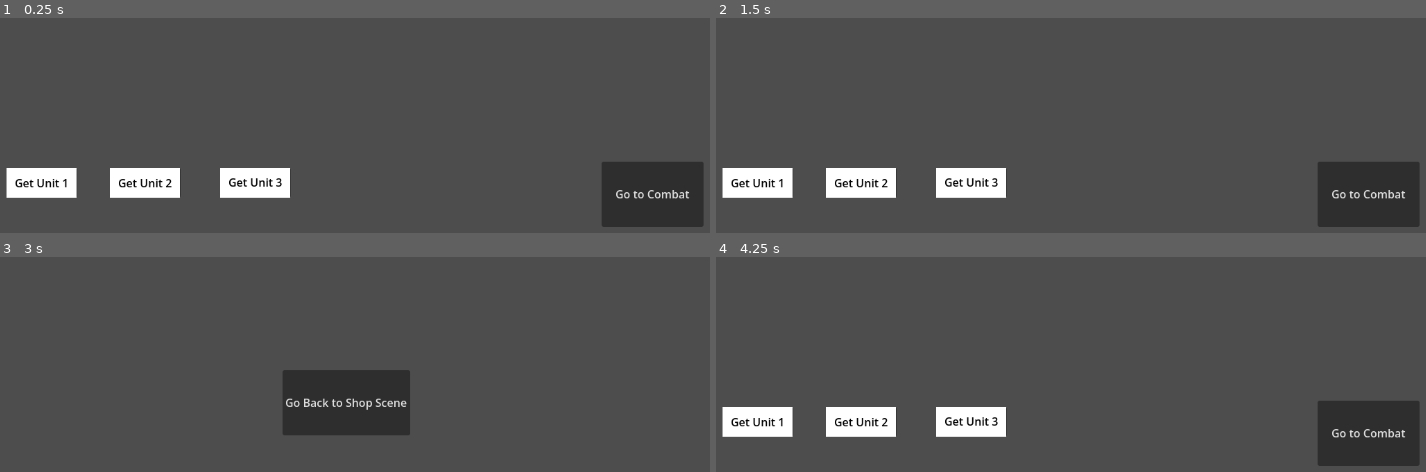
Above: before the commit, frames 1-4 (two rows, left to right).
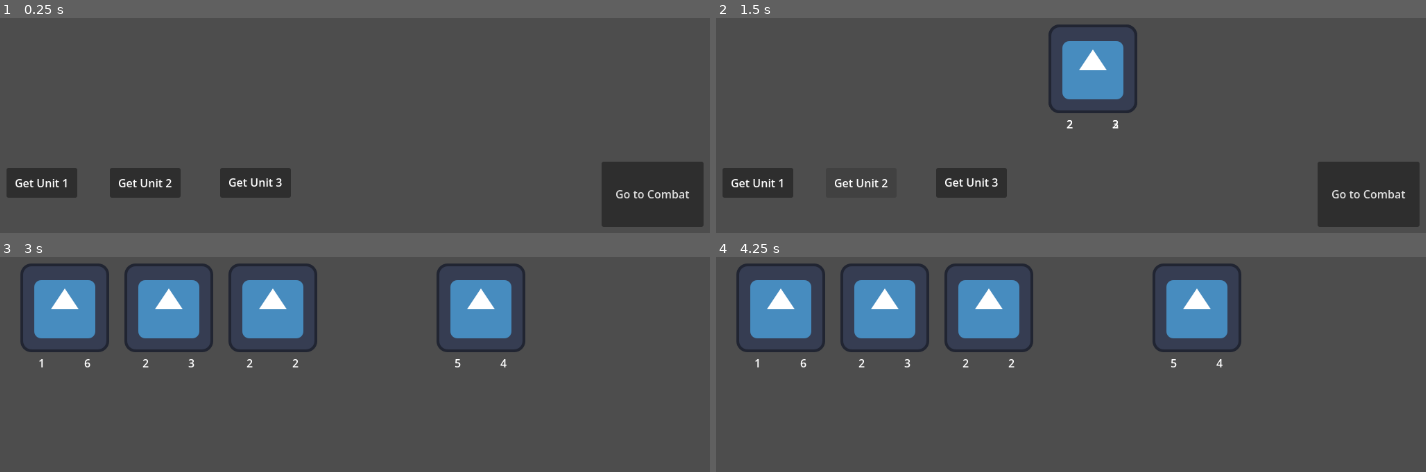
Above: after the commit, the same moments.

Repository: skeeeth/HACKER_AUTO_PETS
Game: Godot game, scene res://Scenes/ShopScene.tscn
Same seed, same stepped clock (60 frames per second), same inputs: the game is played once before the commit and once after it. The engine's default icon, where the game draws it, is replaced by a stand-in: a white triangle on a blue panel in a dark square.
Inputs (mouse positions are in pixels of both pictures, inside the frame that each line leads up to):
- Up to frame 1 (0.25 s): no input
- Up to frame 2 (1.5 s): click "Get Unit 1" at 0.5 s; click "Get Unit 2" at 1.25 s
- Up to frame 3 (3 s): click "Get Unit 3" at 2 s; click "Go to Combat" at 2.75 s
- Up to frame 4 (4.25 s): click (1063, 403) at 3.5 s, where only the run before the commit has a clickable "Go Back to Shop Scene"

The runs differ from the first frame. In frame 1, 4.1% of the frame differs, in the area x 0-41%, y 69-84%; in frame 2, 7.2%; in frame 3, 18%; in frame 4, 21%, in the area x 0-100%, y 3-98%.

Commit message:
Still working on shop

Diff:
--- /dev/null
+++ b/Scenes/CombatUnitControlScene.tscn
@@ -0,0 +1,37 @@
+[gd_scene format=3 uid="uid://cuol4iet7e1w2"]
+
+[ext_resource type="Script" uid="uid://bdw1rjisijbug" path="res://Scripts/combat_unit_control.gd" id="1_e2tyl"]
+[ext_resource type="Texture2D" uid="uid://d04pyr2iaplbn" path="res://icon.svg" id="2_p5t4v"]
+
+[node name="Control" type="Control" unique_id=1160461755 node_paths=PackedStringArray("damage_label", "health_label")]
+layout_mode = 3
+anchors_preset = 0
+offset_right = 128.0
+offset_bottom = 160.0
+script = ExtResource("1_e2tyl")
+damage_label = NodePath("VBoxContainer/HBoxContainer/Damage")
+health_label = NodePath("VBoxContainer/HBoxContainer/Health")
+
+[node name="VBoxContainer" type="VBoxContainer" parent="." unique_id=803165111]
+layout_mode = 0
+offset_right = 128.0
+offset_bottom = 155.0
+
+[node name="TextureRect" type="TextureRect" parent="VBoxContainer" unique_id=666714825]
+layout_mode = 2
+texture = ExtResource("2_p5t4v")
+
+[node name="HBoxContainer" type="HBoxContainer" parent="VBoxContainer" unique_id=1935330045]
+layout_mode = 2
+
+[node name="Damage" type="Label" parent="VBoxContainer/HBoxContainer" unique_id=1050601902]
+layout_mode = 2
+size_flags_horizontal = 3
+text = "X"
+horizontal_alignment = 1
+
+[node name="Health" type="Label" parent="VBoxContainer/HBoxContainer" unique_id=1407096196]
+layout_mode = 2
+size_flags_horizontal = 3
+text = "X"
+horizontal_alignment = 1
--- a/Scenes/ShopScene.tscn
+++ b/Scenes/ShopScene.tscn
@@ -1,30 +1,25 @@
 [gd_scene format=3 uid="uid://cl8e6tpoh42op"]
 
 [ext_resource type="Script" uid="uid://dyepmcdhs6qw" path="res://Scripts/shop_scene.gd" id="1_x7s06"]
+[ext_resource type="Script" uid="uid://6i4niaslfrq8" path="res://Resources/UnitData.gd" id="2_medpt"]
 [ext_resource type="Script" uid="uid://gyjfl7ywoyno" path="res://Scripts/TestButtonScript.gd" id="2_x7s06"]
+[ext_resource type="Resource" uid="uid://ca2uh8w5h7vln" path="res://Resources/Units/Unit1.tres" id="3_3qq02"]
+[ext_resource type="Resource" uid="uid://drdvw7jr2lha0" path="res://Resources/Units/Unit2.tres" id="4_1qm6p"]
+[ext_resource type="Resource" uid="uid://3thnakt2v0ij" path="res://Resources/Units/Unit3.tres" id="5_1itlx"]
 
 [sub_resource type="LabelSettings" id="LabelSettings_x7s06"]
-font_color = Color(0, 0, 0, 1)
 
 [node name="ShopScene" type="Node2D" unique_id=1666678237]
 script = ExtResource("1_x7s06")
+purchasable_units = Array[ExtResource("2_medpt")]([ExtResource("3_3qq02"), ExtResource("4_1qm6p"), ExtResource("5_1itlx")])
 
 [node name="Camera2D" type="Camera2D" parent="." unique_id=679468185]
 
-[node name="HBoxContainer" type="HBoxContainer" parent="." unique_id=1453722839]
-offset_left = -466.0
-offset_top = -73.0
-offset_right = -316.0
-offset_bottom = 49.0
-
-[node name="NextSceneButton" type="Button" parent="." unique_id=202824416]
-offset_left = 388.0
-offset_top = 198.0
-offset_right = 535.0
-offset_bottom = 292.0
-text = "Go to Combat"
-script = ExtResource("2_x7s06")
-transition_scene_file_path = "res://Scenes/TestTransitionScene.tscn"
+[node name="HBoxContainer" type="HBoxContainer" parent="." unique_id=835860638]
+offset_left = -463.0
+offset_top = -61.0
+offset_right = -303.0
+offset_bottom = 130.0
 
 [node name="Buttons" type="Node" parent="." unique_id=1076780851]
 
@@ -33,11 +28,6 @@
 offset_top = 207.0
 offset_right = -368.0
 offset_bottom = 250.0
-
-[node name="ColorRect" type="ColorRect" parent="Buttons/PurchaseUnitButton1" unique_id=373841868]
-layout_mode = 0
-offset_right = 101.0
-offset_bottom = 43.0
 
 [node name="Label" type="Label" parent="Buttons/PurchaseUnitButton1" unique_id=458868825]
 layout_mode = 0
@@ -56,11 +46,6 @@
 offset_right = -219.0
 offset_bottom = 250.0
 
-[node name="ColorRect" type="ColorRect" parent="Buttons/PurchaseUnitButton2" unique_id=445814897]
-layout_mode = 0
-offset_right = 101.0
-offset_bottom = 43.0
-
 [node name="Label" type="Label" parent="Buttons/PurchaseUnitButton2" unique_id=1004256852]
 layout_mode = 0
 offset_left = 1.0
@@ -78,11 +63,6 @@
 offset_right = -60.0
 offset_bottom = 250.0
 
-[node name="ColorRect" type="ColorRect" parent="Buttons/PurchaseUnitButton3" unique_id=1714140707]
-layout_mode = 0
-offset_right = 101.0
-offset_bottom = 43.0
-
 [node name="Label" type="Label" parent="Buttons/PurchaseUnitButton3" unique_id=1962143282]
 layout_mode = 0
 offset_left = 1.0
@@ -93,4 +73,16 @@
 horizontal_alignment = 1
 vertical_alignment = 1
 
-[connection signal="pressed" from="NextSceneButton" to="NextSceneButton" method="_on_pressed"]
+[node name="NextSceneButton" type="Button" parent="Buttons" unique_id=202824416]
+offset_left = 388.0
+offset_top = 198.0
+offset_right = 535.0
+offset_bottom = 292.0
+text = "Go to Combat"
+script = ExtResource("2_x7s06")
+transition_scene_file_path = "res://Scenes/CombatSim.tscn"
+
+[connection signal="pressed" from="Buttons/PurchaseUnitButton1" to="." method="_purchase_unit_button_pressed" binds= [1]]
+[connection signal="pressed" from="Buttons/PurchaseUnitButton2" to="." method="_purchase_unit_button_pressed" binds= [2]]
+[connection signal="pressed" from="Buttons/PurchaseUnitButton3" to="." method="_purchase_unit_button_pressed" binds= [3]]
+[connection signal="pressed" from="Buttons/NextSceneButton" to="Buttons/NextSceneButton" method="_on_pressed"]
--- a/Scenes/TestTransitionScene.tscn
+++ /dev/null
@@ -1,18 +0,0 @@
-[gd_scene format=3 uid="uid://kxruv43rromb"]
-
-[ext_resource type="Script" uid="uid://gyjfl7ywoyno" path="res://Scripts/TestButtonScript.gd" id="1_iyj8y"]
-
-[node name="TestTransitionScene" type="Node2D" unique_id=1282410067]
-
-[node name="Camera2D" type="Camera2D" parent="." unique_id=1786788325]
-
-[node name="Button" type="Button" parent="." unique_id=833179027]
-offset_left = -72.0
-offset_top = 154.0
-offset_right = 75.0
-offset_bottom = 248.0
-text = "Go Back to Shop Scene"
-script = ExtResource("1_iyj8y")
-transition_scene_file_path = "res://Scenes/ShopScene.tscn"
-
-[connection signal="pressed" from="Button" to="Button" method="_on_pressed"]
--- /dev/null
+++ b/Scripts/combat_unit_control.gd
@@ -0,0 +1,25 @@
+extends Control
+class_name CombatUnitControl
+
+
+@export var damage_label: Label #= $VBoxContainer/HBoxContainer/Damage
+@export var health_label: Label #= $VBoxContainer/HBoxContainer/Health
+
+var attack : int:
+	set(v):
+		attack = v
+		damage_label.text = str(attack)
+
+var health : int:
+	set(v):
+		health = v
+		health_label.text = str(health)
+
+
+var effect : EffectData
+
+## This sets up the unit data for the unit
+func dress(data:UnitData):
+	attack = data.attack
+	health = data.health
+	effect = data.effect
--- a/Scripts/player_units_container.gd
+++ b/Scripts/player_units_container.gd
@@ -1,6 +1,7 @@
 extends Node
 
-var ally_unit_data : Array[UnitData]
+var ally_unit_list : Array[UnitData]
+const ARRAY_MAX_SIZE : int = 5
 
-func _enter_tree() -> void:
-	pass
+func add_unit_to_list(unit : UnitData) -> void:
+	ally_unit_list.append(unit)
--- a/Scripts/shop_scene.gd
+++ b/Scripts/shop_scene.gd
@@ -1,11 +1,39 @@
 extends Node2D
+class_name ShopManager
+
+const UNIT_CONTROL_SCENE = preload("uid://cuol4iet7e1w2")
+
+@export var purchasable_units : Array[UnitData]
+
+var player_stack : Array[CombatUnitControl]
+
+func _ready() -> void:
+	if PlayerUnitsContainer.ally_unit_list.size() != 0:
+		add_all_to_hbox()
 
 
-# Called when the node enters the scene tree for the first time.
-func _ready() -> void:
-	pass # Replace with function body.
+func add_to_hbox(data : UnitData) -> void:
+	var unit : CombatUnitControl = _create_unit(data)
+	player_stack.append(unit)
+	$HBoxContainer.add_child(unit)
+
+func add_all_to_hbox() -> void:
+	for data in PlayerUnitsContainer.ally_unit_list:
+		add_to_hbox(data)
 
 
-# Called every frame. 'delta' is the elapsed time since the previous frame.
-func _process(delta: float) -> void:
-	pass
+func _create_unit(data:UnitData) -> CombatUnitControl:
+	var new_unit : CombatUnitControl
+	new_unit = UNIT_CONTROL_SCENE.instantiate()
+	new_unit.dress(data)
+	add_child(new_unit)
+	return new_unit
+
+
+func _purchase_unit_button_pressed(unitNum : int) -> void:
+	#print(unitNum)
+	if PlayerUnitsContainer.ally_unit_list.size() != PlayerUnitsContainer.ARRAY_MAX_SIZE:
+		PlayerUnitsContainer.add_unit_to_list(purchasable_units[unitNum - 1])
+		add_to_hbox(purchasable_units[unitNum - 1])
+	else:
+		print("Size full")
Not shown, added: Scripts/combat_unit_control.gd.uid
